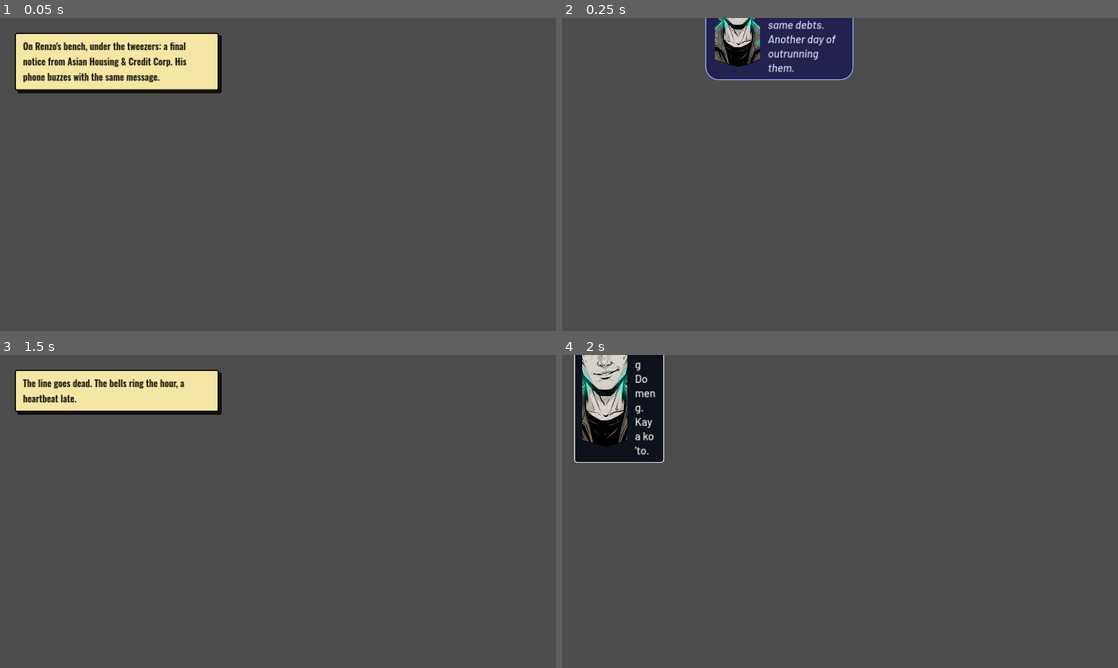
Above: before the commit, frames 1-4 (two rows, left to right).
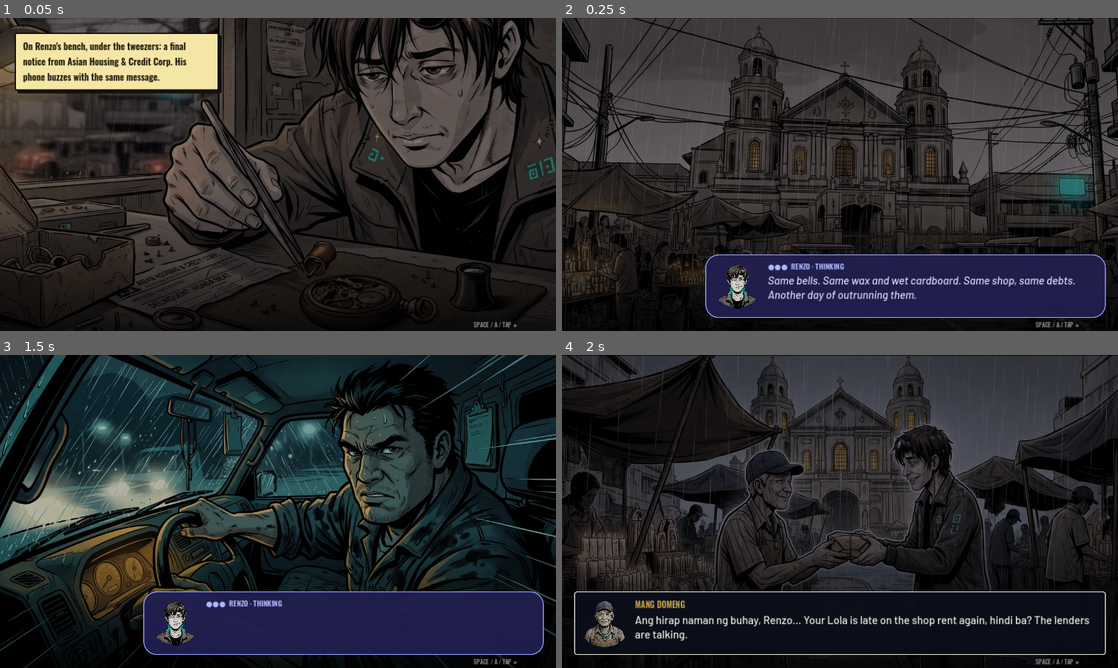
Above: after the commit, the same moments.

Repository: reyesjo2453/balete_echoes
Game: Godot game, scene res://tests/Smoke.tscn
The game is run twice, just before and just after one commit, with the same random seed, the same clock (stepped at 60 frames per second) and the same inputs. This scene is started directly instead of the project's main scene.
Inputs (mouse positions are in pixels of both pictures, inside the frame that each line leads up to):
- Up to frame 1 (0.05 s): no input
- Up to frame 2 (0.25 s): no input
- Up to frame 3 (1.5 s): tap Enter (ui_accept) at 0.5, 0.77 s; move the mouse to (400, 495) at 0.52 s; hold Right (ui_right) 0.53-1.28 s; tap 1 at 0.6, 1.35 s; click (400, 495) at 0.67 s; move the mouse to (166, 527) at 1.27 s; hold Down (ui_down) from 1.28 s (still down); click (166, 527) at 1.42 s
- Up to frame 4 (2 s): keep holding Down (ui_down); tap Enter (ui_accept) at 1.52 s

The runs differ from the first frame. In frame 1, 75% of the frame differs, in the area x 0-100%, y 0-100%; in frame 2, 67%; in frame 3, 95%; in frame 4, 77%.

Commit message:
Godot: fix off-screen UI (centre-anchored absolute positions), containers for title and end card, hit-testing and layout checks at 844x390 and 1920x1080 in CI, safe-area margins
Co-Authored-By: Claude Sonnet 5.5 <noreply@anthropic.com>
Claude-Session: https://claude.ai/code/session_01AZqGtKe958KNG5CVTBMT9U

Diff:
--- a/godot/scripts/combat.gd
+++ b/godot/scripts/combat.gd
@@ -50,7 +50,7 @@
 
 
 func _ready() -> void:
-	set_anchors_preset(Control.PRESET_FULL_RECT)
+	set_anchors_and_offsets_preset(Control.PRESET_FULL_RECT)
 	rng.randomize()
 	_build()
 	_refresh()
@@ -68,13 +68,13 @@
 func _build() -> void:
 	var back := ColorRect.new()
 	back.color = Color(0.02, 0.03, 0.06)
-	back.set_anchors_preset(Control.PRESET_FULL_RECT)
+	back.set_anchors_and_offsets_preset(Control.PRESET_FULL_RECT)
 	back.mouse_filter = Control.MOUSE_FILTER_IGNORE
 	add_child(back)
 
 	var bg := TextureRect.new()
 	bg.texture = Art.panel("ep1_12_alley_delivery")
-	bg.set_anchors_preset(Control.PRESET_FULL_RECT)
+	bg.set_anchors_and_offsets_preset(Control.PRESET_FULL_RECT)
 	bg.expand_mode = TextureRect.EXPAND_IGNORE_SIZE
 	bg.stretch_mode = TextureRect.STRETCH_KEEP_ASPECT_COVERED
 	bg.modulate = Color(0.45, 0.45, 0.5)
@@ -183,7 +183,7 @@
 
 	_dim = ColorRect.new()
 	_dim.color = Color(0.2, 0.0, 0.0, 0.5)
-	_dim.set_anchors_preset(Control.PRESET_FULL_RECT)
+	_dim.set_anchors_and_offsets_preset(Control.PRESET_FULL_RECT)
 	_dim.mouse_filter = Control.MOUSE_FILTER_IGNORE
 	_dim.visible = false
 	add_child(_dim)
@@ -193,7 +193,7 @@
 
 	_flash = ColorRect.new()
 	_flash.color = Color.WHITE
-	_flash.set_anchors_preset(Control.PRESET_FULL_RECT)
+	_flash.set_anchors_and_offsets_preset(Control.PRESET_FULL_RECT)
 	_flash.mouse_filter = Control.MOUSE_FILTER_IGNORE
 	_flash.modulate = Color(1, 1, 1, 0)
 	add_child(_flash)
--- a/godot/scripts/courier_run.gd
+++ b/godot/scripts/courier_run.gd
@@ -33,7 +33,7 @@
 
 
 func _ready() -> void:
-	set_anchors_preset(Control.PRESET_FULL_RECT)
+	set_anchors_and_offsets_preset(Control.PRESET_FULL_RECT)
 	mouse_filter = Control.MOUSE_FILTER_STOP
 	_rng.seed = 417
 	var vp := get_viewport_rect().size
--- a/godot/scripts/dialogue.gd
+++ b/godot/scripts/dialogue.gd
@@ -49,7 +49,7 @@
 
 
 func _ready() -> void:
-	set_anchors_preset(Control.PRESET_FULL_RECT)
+	set_anchors_and_offsets_preset(Control.PRESET_FULL_RECT)
 	mouse_filter = Control.MOUSE_FILTER_STOP
 	_build()
 	Story.consequence.connect(_notify)
@@ -64,7 +64,7 @@
 func _build() -> void:
 	var back := ColorRect.new()
 	back.color = Color(0.02, 0.03, 0.06)
-	back.set_anchors_preset(Control.PRESET_FULL_RECT)
+	back.set_anchors_and_offsets_preset(Control.PRESET_FULL_RECT)
 	back.mouse_filter = Control.MOUSE_FILTER_IGNORE
 	add_child(back)
 
@@ -72,7 +72,6 @@
 	_art = _make_art_rect(Color.WHITE)
 
 	_placeholder = Label.new()
-	_placeholder.set_anchors_preset(Control.PRESET_CENTER)
 	_placeholder.add_theme_font_override("font", Fonts.label())
 	_placeholder.add_theme_font_size_override("font_size", 22)
 	_placeholder.modulate = Color(1, 1, 1, 0.4)
@@ -91,7 +90,7 @@
 	grad_tex.height = 256
 	var shade := TextureRect.new()
 	shade.texture = grad_tex
-	shade.set_anchors_preset(Control.PRESET_FULL_RECT)
+	shade.set_anchors_and_offsets_preset(Control.PRESET_FULL_RECT)
 	shade.expand_mode = TextureRect.EXPAND_IGNORE_SIZE
 	shade.stretch_mode = TextureRect.STRETCH_SCALE
 	shade.mouse_filter = Control.MOUSE_FILTER_IGNORE
@@ -150,7 +149,7 @@
 	think_col.add_child(_think_text)
 
 	_choice_box = VBoxContainer.new()
-	_choice_box.set_anchors_preset(Control.PRESET_CENTER_LEFT)
+	_choice_box.mouse_filter = Control.MOUSE_FILTER_PASS
 	_choice_box.position = Vector2(60, 250)
 	_choice_box.custom_minimum_size = Vector2(620, 0)
 	_choice_box.add_theme_constant_override("separation", 10)
@@ -168,8 +167,7 @@
 	_sfx_label.add_theme_color_override("font_color", Color("fff3b0"))
 	_sfx_label.add_theme_color_override("font_outline_color", Color("7a2d00"))
 	_sfx_label.add_theme_constant_override("outline_size", 14)
-	_sfx_label.set_anchors_preset(Control.PRESET_TOP_RIGHT)
-	_sfx_label.position = Vector2(get_viewport_rect().size.x - 560.0, 60.0)
+	_sfx_label.position = Vector2(700.0, 60.0)
 	_sfx_label.visible = false
 	_sfx_label.mouse_filter = Control.MOUSE_FILTER_IGNORE
 	add_child(_sfx_label)
@@ -189,7 +187,7 @@
 
 	_dim = ColorRect.new()
 	_dim.color = Color(0.2, 0.0, 0.0, 0.45)
-	_dim.set_anchors_preset(Control.PRESET_FULL_RECT)
+	_dim.set_anchors_and_offsets_preset(Control.PRESET_FULL_RECT)
 	_dim.mouse_filter = Control.MOUSE_FILTER_IGNORE
 	_dim.visible = false
 	add_child(_dim)
@@ -198,8 +196,6 @@
 	add_child(_ring)
 
 	_banner = _make_bar(_style(Color(0.04, 0.055, 0.1, 0.95), Color("ffb43a"), 2, 4, false))
-	_banner.set_anchors_preset(Control.PRESET_CENTER_TOP)
-	_banner.position = Vector2(get_viewport_rect().size.x * 0.5 - 260.0, 90.0)
 	_banner.custom_minimum_size = Vector2(520, 0)
 	_banner.visible = false
 	_banner_label = Label.new()
@@ -212,7 +208,7 @@
 
 	_flash = ColorRect.new()
 	_flash.color = Color.WHITE
-	_flash.set_anchors_preset(Control.PRESET_FULL_RECT)
+	_flash.set_anchors_and_offsets_preset(Control.PRESET_FULL_RECT)
 	_flash.mouse_filter = Control.MOUSE_FILTER_IGNORE
 	_flash.modulate = Color(1, 1, 1, 0)
 	add_child(_flash)
@@ -222,7 +218,7 @@
 
 func _make_art_rect(tint: Color) -> TextureRect:
 	var r := TextureRect.new()
-	r.set_anchors_preset(Control.PRESET_FULL_RECT)
+	r.set_anchors_and_offsets_preset(Control.PRESET_FULL_RECT)
 	r.expand_mode = TextureRect.EXPAND_IGNORE_SIZE
 	r.stretch_mode = TextureRect.STRETCH_KEEP_ASPECT_COVERED
 	r.modulate = tint
@@ -488,6 +484,7 @@
 
 func _stamp_sfx(text: String) -> void:
 	_sfx_label.text = text
+	_sfx_label.position = Vector2(get_viewport_rect().size.x - 560.0, 60.0)
 	_sfx_label.visible = true
 	_sfx_label.scale = Vector2(0.3, 0.3)
 	_sfx_label.rotation = -0.28
@@ -506,6 +503,8 @@
 ## Consequence banner ("+1 utang", "Lola will remember that"). A tween owns its lifetime so it cannot stick.
 func _notify(text: String) -> void:
 	_banner_label.text = text
+	_banner.reset_size()
+	_banner.position = Vector2((get_viewport_rect().size.x - _banner.size.x) * 0.5, 90.0)
 	_banner.visible = true
 	_banner.modulate = Color(1, 1, 1, 0)
 	var tw := create_tween()
--- a/godot/scripts/main.gd
+++ b/godot/scripts/main.gd
@@ -9,10 +9,13 @@
 
 
 func _ready() -> void:
-	set_anchors_preset(Control.PRESET_FULL_RECT)
+	set_anchors_and_offsets_preset(Control.PRESET_FULL_RECT)
+	mouse_filter = Control.MOUSE_FILTER_IGNORE
 	_layer = Control.new()
-	_layer.set_anchors_preset(Control.PRESET_FULL_RECT)
+	_layer.set_anchors_and_offsets_preset(Control.PRESET_FULL_RECT)
+	_layer.mouse_filter = Control.MOUSE_FILTER_IGNORE
 	add_child(_layer)
+	_apply_safe_area()
 	_build_rotate_overlay()
 	_show_title()
 
@@ -24,13 +27,15 @@
 	add_child(_rotate)
 	var back := ColorRect.new()
 	back.color = Color(0.02, 0.03, 0.06, 0.97)
-	back.set_anchors_preset(Control.PRESET_FULL_RECT)
+	back.set_anchors_and_offsets_preset(Control.PRESET_FULL_RECT)
+	back.mouse_filter = Control.MOUSE_FILTER_IGNORE
 	_rotate.add_child(back)
 	var l := Label.new()
 	l.text = "ROTATE YOUR PHONE\nBalete plays in landscape"
 	l.horizontal_alignment = HORIZONTAL_ALIGNMENT_CENTER
 	l.vertical_alignment = VERTICAL_ALIGNMENT_CENTER
-	l.set_anchors_preset(Control.PRESET_FULL_RECT)
+	l.set_anchors_and_offsets_preset(Control.PRESET_FULL_RECT)
+	l.mouse_filter = Control.MOUSE_FILTER_IGNORE
 	l.add_theme_font_override("font", Fonts.display())
 	l.add_theme_font_size_override("font_size", 64)
 	l.add_theme_color_override("font_color", Color("e8c872"))
@@ -39,6 +44,21 @@
 	_update_rotate()
 
 
+## Keep UI out from under a phone's notch or rounded corners (no-op where the whole window is safe).
+func _apply_safe_area() -> void:
+	var win := DisplayServer.window_get_size()
+	var safe := DisplayServer.get_display_safe_area()
+	if win.x <= 0 or win.y <= 0 or safe.size.x <= 0:
+		return
+	var vp := get_viewport_rect().size
+	var kx := vp.x / float(win.x)
+	var ky := vp.y / float(win.y)
+	_layer.offset_left = clampf(float(safe.position.x) * kx, 0.0, 64.0)
+	_layer.offset_top = clampf(float(safe.position.y) * ky, 0.0, 40.0)
+	_layer.offset_right = -clampf(float(win.x - safe.end.x) * kx, 0.0, 64.0)
+	_layer.offset_bottom = -clampf(float(win.y - safe.end.y) * ky, 0.0, 40.0)
+
+
 func _update_rotate() -> void:
 	var win := DisplayServer.window_get_size()
 	_rotate.visible = Story.is_touch() and win.y > win.x
@@ -52,46 +72,57 @@
 func _show_title() -> void:
 	_clear()
 	_title = Control.new()
-	_title.set_anchors_preset(Control.PRESET_FULL_RECT)
+	_title.set_anchors_and_offsets_preset(Control.PRESET_FULL_RECT)
+	_title.mouse_filter = Control.MOUSE_FILTER_IGNORE
 	_layer.add_child(_title)
 	var tex := TextureRect.new()
 	tex.texture = Art.panel("ep1_01_quiapo_dawn")
-	tex.set_anchors_preset(Control.PRESET_FULL_RECT)
+	tex.set_anchors_and_offsets_preset(Control.PRESET_FULL_RECT)
 	tex.expand_mode = TextureRect.EXPAND_IGNORE_SIZE
 	tex.stretch_mode = TextureRect.STRETCH_KEEP_ASPECT_COVERED
 	tex.modulate = Color(0.35, 0.35, 0.42)
+	tex.mouse_filter = Control.MOUSE_FILTER_IGNORE
 	_title.add_child(tex)
+	var center := CenterContainer.new()
+	center.set_anchors_and_offsets_preset(Control.PRESET_FULL_RECT)
+	center.mouse_filter = Control.MOUSE_FILTER_IGNORE
+	_title.add_child(center)
 	var col := VBoxContainer.new()
-	col.set_anchors_preset(Control.PRESET_CENTER)
-	col.position = Vector2(240, 190)
 	col.custom_minimum_size = Vector2(800, 0)
 	col.alignment = BoxContainer.ALIGNMENT_CENTER
+	col.mouse_filter = Control.MOUSE_FILTER_IGNORE
 	col.add_theme_constant_override("separation", 10)
-	_title.add_child(col)
-	col.add_child(_big("BALETE", Fonts.display(), 128, Color("e8c872")))
+	center.add_child(col)
+	col.add_child(_big("BALETE", Fonts.display(), 120, Color("e8c872")))
 	col.add_child(_big("ECHOES OF THE SUNKEN VEIL", Fonts.label(), 30, Color("f2d58a")))
 	col.add_child(_big("EPISODE 1  ·  VERTICAL SLICE", Fonts.label_medium(), 18, Color(1, 1, 1, 0.65)))
 	var start := Button.new()
+	start.name = "StartButton"
 	start.text = "START"
-	start.custom_minimum_size = Vector2(300, 74)
+	start.custom_minimum_size = Vector2(300, 78)
 	start.add_theme_font_override("font", Fonts.display())
 	start.add_theme_font_size_override("font_size", 34)
 	start.pressed.connect(_start_game)
-	var holder := CenterContainer.new()
-	holder.add_child(start)
-	col.add_child(holder)
+	col.add_child(_centered(start))
 	col.add_child(_big("TAP  ·  CLICK  ·  SPACE  ·  A BUTTON", Fonts.label_medium(), 16, Color(1, 1, 1, 0.6)))
 	var fs := Button.new()
+	fs.name = "FullscreenButton"
 	fs.text = "FULLSCREEN"
 	fs.custom_minimum_size = Vector2(200, 56)
 	fs.add_theme_font_override("font", Fonts.label())
 	fs.add_theme_font_size_override("font_size", 18)
 	fs.pressed.connect(_toggle_fullscreen)
-	var fs_holder := CenterContainer.new()
-	fs_holder.add_child(fs)
-	col.add_child(fs_holder)
+	col.add_child(_centered(fs))
 	col.add_child(_big("'Aphelion' and 'Undertow' by Scott Buckley, CC-BY 4.0. www.scottbuckley.com.au", Fonts.body(), 13, Color(1, 1, 1, 0.4)))
 	start.grab_focus()
+
+
+## A control centred in its row (a container, so it never depends on the parent's size at build time).
+func _centered(c: Control) -> CenterContainer:
+	var h := CenterContainer.new()
+	h.mouse_filter = Control.MOUSE_FILTER_IGNORE
+	h.add_child(c)
+	return h
 
 
 func _big(text: String, font: Font, size_px: int, color: Color) -> Label:
@@ -166,28 +197,31 @@
 	_clear()
 	var back := ColorRect.new()
 	back.color = Color(0.02, 0.03, 0.06)
-	back.set_anchors_preset(Control.PRESET_FULL_RECT)
+	back.set_anchors_and_offsets_preset(Control.PRESET_FULL_RECT)
+	back.mouse_filter = Control.MOUSE_FILTER_IGNORE
 	_layer.add_child(back)
+	var center := CenterContainer.new()
+	center.set_anchors_and_offsets_preset(Control.PRESET_FULL_RECT)
+	center.mouse_filter = Control.MOUSE_FILTER_IGNORE
+	_layer.add_child(center)
 	var col := VBoxContainer.new()
-	col.set_anchors_preset(Control.PRESET_CENTER)
-	col.position = Vector2(300, 150)
 	col.custom_minimum_size = Vector2(680, 0)
+	col.mouse_filter = Control.MOUSE_FILTER_IGNORE
 	col.add_theme_constant_override("separation", 12)
-	_layer.add_child(col)
+	center.add_child(col)
 	col.add_child(_big("END OF THE SLICE", Fonts.display(), 72, Color("e8c872")))
 	col.add_child(_big("Utang (family debt): %d" % Story.utang, Fonts.label(), 26, Color("ffb43a")))
 	col.add_child(_big("Loob (resolve): %d" % Story.loob, Fonts.label(), 26, Color("aeb9ff")))
 	col.add_child(_big("Parries: %d   Perfect: %d" % [Story.parries, Story.perfects], Fonts.label(), 26, Color("7dff9a")))
 	col.add_child(_big("Money: P%d" % Story.money, Fonts.label(), 22, Color(1, 1, 1, 0.7)))
 	var again := Button.new()
+	again.name = "PlayAgainButton"
 	again.text = "PLAY AGAIN"
-	again.custom_minimum_size = Vector2(300, 70)
+	again.custom_minimum_size = Vector2(300, 74)
 	again.add_theme_font_override("font", Fonts.display())
 	again.add_theme_font_size_override("font_size", 30)
 	again.pressed.connect(func() -> void:
 		_running = false
 		_show_title())
-	var holder := CenterContainer.new()
-	holder.add_child(again)
-	col.add_child(holder)
+	col.add_child(_centered(again))
 	again.grab_focus()
--- a/godot/scripts/timing_ring.gd
+++ b/godot/scripts/timing_ring.gd
@@ -33,7 +33,7 @@
 
 func _ready() -> void:
 	mouse_filter = Control.MOUSE_FILTER_IGNORE
-	set_anchors_preset(Control.PRESET_FULL_RECT)
+	set_anchors_and_offsets_preset(Control.PRESET_FULL_RECT)
 	visible = false
 	set_process(false)
 
--- a/godot/tests/smoke.gd
+++ b/godot/tests/smoke.gd
@@ -24,6 +24,7 @@
 	await _test_dialogue()
 	await _test_combat()
 	await _test_courier()
+	await _test_layout()
 	print("== done, failures: %d ==" % failures)
 	get_tree().quit(1 if failures > 0 else 0)
 
@@ -171,3 +172,150 @@
 		run._process(0.05)
 	_check(result["hits"] >= 0, "reaches the alley in %d steps (%d hits)" % [steps, result["hits"]])
 	run.queue_free()
+
+
+# --- Layout and input at a phone and a desktop size -------------------------------------------------
+
+const LOGICAL := Vector2(1280, 720)
+
+
+func _controls(root: Node) -> Array:
+	var out: Array = []
+	for c in root.get_children():
+		if c is Control:
+			out.append(c)
+		out.append_array(_controls(c))
+	return out
+
+
+## Every visible interactive or panel control must sit inside the (logical) viewport.
+func _check_inside(root: Node, label: String) -> void:
+	var bounds := Rect2(Vector2.ZERO, LOGICAL).grow(2.0)
+	var bad: Array[String] = []
+	var count := 0
+	for c in _controls(root):
+		if not (c is BaseButton or c is PanelContainer or c is ProgressBar or c is TimingRing):
+			continue
+		if not c.is_visible_in_tree():
+			continue
+		count += 1
+		var r: Rect2 = c.get_global_rect()
+		if not bounds.encloses(r):
+			bad.append("%s %s" % [c.name, r])
+	_check(count > 0 and bad.is_empty(), "%s: %d controls inside the viewport %s" % [label, count, bad])
+
+
+func _click(vp: Viewport, pos: Vector2) -> void:
+	var move := InputEventMouseMotion.new()
+	move.position = pos
+	move.global_position = pos
+	vp.push_input(move)
+	var down := InputEventMouseButton.new()
+	down.button_index = MOUSE_BUTTON_LEFT
+	down.pressed = true
+	down.button_mask = MOUSE_BUTTON_MASK_LEFT
+	down.position = pos
+	down.global_position = pos
+	vp.push_input(down)
+	var up := InputEventMouseButton.new()
+	up.button_index = MOUSE_BUTTON_LEFT
+	up.pressed = false
+	up.position = pos
+	up.global_position = pos
+	vp.push_input(up)
+
+
+func _frames(n: int) -> void:
+	for i in n:
+		await get_tree().process_frame
+
+
+func _make_viewport(size: Vector2i) -> SubViewport:
+	var sub := SubViewport.new()
+	sub.size = size
+	sub.size_2d_override = Vector2i(LOGICAL)
+	sub.size_2d_override_stretch = true
+	add_child(sub)
+	return sub
+
+
+func _test_layout() -> void:
+	print("layout and input (phone 844x390, desktop 1920x1080)")
+	for size in [Vector2i(844, 390), Vector2i(1920, 1080)]:
+		var tag := "%dx%d" % [size.x, size.y]
+		var scale := Vector2(size) / LOGICAL
+
+		# Title: controls inside the viewport, nothing on top of START, a real click starts the game.
+		var sub := _make_viewport(size)
+		var main: Control = load("res://scenes/Main.tscn").instantiate()
+		sub.add_child(main)
+		await _frames(3)
+		var start: Button = main.find_child("StartButton", true, false)
+		_check(start != null and start.is_visible_in_tree(), "title %s: START exists" % tag)
+		_check_inside(main, "title " + tag)
+		_check(not main._rotate.visible, "title %s: the rotate card is hidden on a landscape desktop" % tag)
+		var center := start.get_global_rect().get_center()
+		var px := center * scale
+		var move := InputEventMouseMotion.new()
+		move.position = px
+		move.global_position = px
+		sub.push_input(move)
+		await _frames(2)
+		var hovered := sub.gui_get_hovered_control()
+		_check(hovered == start, "title %s: START is the control under the pointer (got %s)" % [tag, hovered])
+		_click(sub, px)
+		await _frames(4)
+		_check(main._running, "title %s: clicking START begins the game" % tag)
+		var dlg: Dialogue = null
+		for c in _controls(main):
+			if c is Dialogue:
+				dlg = c
+		_check(dlg != null, "title %s: the first story scene opened" % tag)
+		if dlg != null:
+			dlg._advance() # finish typing so the bar is laid out
+			await _frames(2)
+			_check_inside(dlg, "dialogue " + tag)
+		sub.queue_free()
+
+		# Timed choice: every option inside the viewport.
+		var sub2 := _make_viewport(size)
+		var d2 := Dialogue.new()
+		sub2.add_child(d2)
+		d2.play(story.scene("lola_silence"))
+		var guard := 0
+		while not d2._choice_box.visible and guard < 40:
+			guard += 1
+			d2._advance()
+			await _frames(1)
+		_check(d2._choice_box.visible, "choice %s: reached the timed choice" % tag)
+		await _frames(2)
+		_check_inside(d2, "choice " + tag)
+		sub2.queue_free()
+
+		# Fight menu and parry ring.
+		var sub3 := _make_viewport(size)
+		var fight := Combat.new()
+		sub3.add_child(fight)
+		await _frames(3)
+		fight._set_commands(true)
+		_check_inside(fight, "fight " + tag)
+		fight._ring.start("PARRY!", 2.0, "guided", Combat.LESSON)
+		await _frames(2)
+		_check_inside(fight, "parry ring " + tag)
+		sub3.queue_free()
+
+		# End card, and PLAY AGAIN is clickable.
+		var sub4 := _make_viewport(size)
+		var main4: Control = load("res://scenes/Main.tscn").instantiate()
+		sub4.add_child(main4)
+		await _frames(2)
+		main4._show_end()
+		await _frames(3)
+		_check_inside(main4, "end card " + tag)
+		var again: Button = main4.find_child("PlayAgainButton", true, false)
+		_check(again != null, "end card %s: PLAY AGAIN exists" % tag)
+		if again != null:
+			_click(sub4, again.get_global_rect().get_center() * scale)
+			await _frames(3)
+			_check(main4.find_child("StartButton", true, false) != null, "end card %s: PLAY AGAIN returns to the title" % tag)
+		sub4.queue_free()
